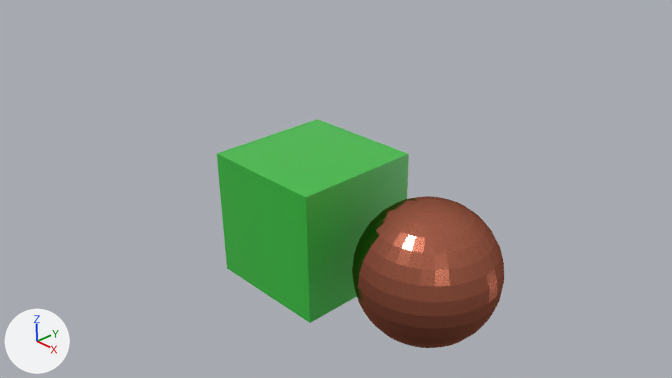
What one commit did to the Blender file blender-materials/cabletools.blend.
Both versions are drawn from the file's camera 'Camera'. The axes (+X, +Y, +Z) are drawn at lower left. The lights are the same throughout.
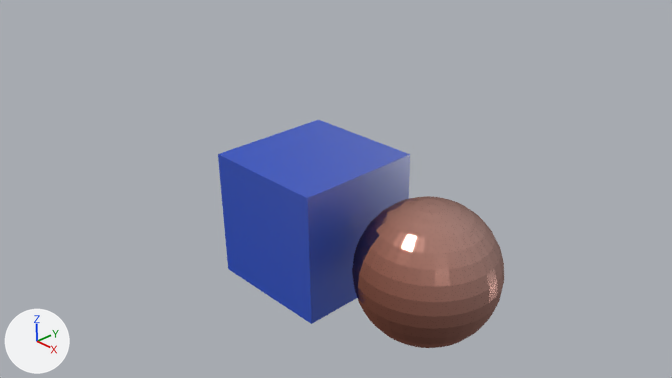
Commit message: updated materials

The change, as JSON lines over the scene's bpy script:
```json
{"op": "add", "block": "ng_plastic_pvc", "code": ["ng_plastic_pvc = bpy.data.node_groups.new('plastic_pvc', 'ShaderNodeTree')", "# nodes: Group", "# colours: white #e7e7e7"]}
{"op": "add", "block": "ng_pbr_dielectric", "code": ["ng_pbr_dielectric = bpy.data.node_groups.new('PBR-Dielectric', 'ShaderNodeTree')", "# nodes: BsdfDiffuse, Group", "# colours: white #e7e7e7"]}
{"op": "add", "block": "ng_pbr_reflection", "code": ["ng_pbr_reflection = bpy.data.node_groups.new('PBR-Reflection', 'ShaderNodeTree')", "# nodes: BsdfAnisotropic, Group, Math, Mix, MixShader", "# colours: white #ffffff"]}
{"op": "add", "block": "ng_pbr_fresnel", "code": ["ng_pbr_fresnel = bpy.data.node_groups.new('PBR-Fresnel', 'ShaderNodeTree')", "# nodes: Fresnel, LayerWeight, Math, Mix, NewGeometry"]}
{"op": "add", "block": "ng_metal_copper", "code": ["ng_metal_copper = bpy.data.node_groups.new('metal_copper', 'ShaderNodeTree')", "# nodes: BsdfAnisotropic, Group, HueSaturation, LightPath, Math, Mix, MixShader, SeparateColor, TexNoise", "# colours: grey #bcbcbc, white #ffffff"]}
{"op": "add", "block": "ng_pbr_fresnel_001", "code": ["ng_pbr_fresnel_001 = bpy.data.node_groups.new('PBR-Fresnel.001', 'ShaderNodeTree')", "# nodes: Fresnel, LayerWeight, Math, Mix, NewGeometry"]}
{"op": "add", "block": "mat_plastic_materials", "code": ["mat_plastic_materials = bpy.data.materials.new('plastic_materials')", "mat_plastic_materials.use_nodes = True; mat_plastic_materials.node_tree.nodes.clear()", "_N = mat_plastic_materials.node_tree.nodes; _L = mat_plastic_materials.node_tree.links", "n0 = _N.new('ShaderNodeOutputMaterial'); n0.name = 'Material Output'", "n1 = _N.new('ShaderNodeGroup'); n1.name = 'Group.001'", "n1.node_tree = ng_plastic_pvc", "n1.inputs[0].default_value = (0.013, 0.07, 0.549, 1.0)  # 'Color', blue #1e4bc4", "n1.inputs[1].default_value = 0.1  # 'Roughness'", "n1.inputs[2].default_value = (0.0, 0.0, 0.0)  # 'Normal'", "_L.new(n1.outputs[0], n0.inputs[0])  # 'Dielectric' to 'Surface'"]}
{"op": "add", "block": "mat_metal_materials", "code": ["mat_metal_materials = bpy.data.materials.new('metal-materials')", "mat_metal_materials.use_nodes = True; mat_metal_materials.node_tree.nodes.clear()", "_N = mat_metal_materials.node_tree.nodes; _L = mat_metal_materials.node_tree.links", "n0 = _N.new('ShaderNodeOutputMaterial'); n0.name = 'Material Output'", "n1 = _N.new('ShaderNodeGroup'); n1.name = 'metal_copper'", "n1.node_tree = ng_metal_copper", "n1.inputs[0].default_value = (0.603, 0.093, 0.0, 1.0)  # 'Color1', orange #cc5600", "n1.inputs[1].default_value = (0.603, 0.093, 0.0, 1.0)  # 'Color2', orange #cc5600", "n1.inputs[2].default_value = 0.025  # 'Roughness'", "_L.new(n1.outputs[0], n0.inputs[0])  # 'Shader' to 'Surface'"]}
{"block": "me_sphere", "where": "me_sphere.from_pydata(...)  # 482 vertices, 512 faces; spans x -1.0..1.0, y -1.0..1.0, z -1.0..1.0"}
{"op": "remove", "block": "me_sphere", "code": "me_sphere.materials.append(mat_conductor)"}
{"op": "add", "block": "me_sphere", "code": "me_sphere.materials.append(mat_metal_materials)"}
{"block": "me_cube", "where": "me_cube.from_pydata(...)  # 8 vertices, 6 faces; spans x -1.0..1.0, y -1.0..1.0, z -1.0..1.0"}
{"op": "remove", "block": "me_cube", "code": "me_cube.materials.append(mat_insulator)"}
{"op": "add", "block": "me_cube", "code": "me_cube.materials.append(mat_plastic_materials)"}
{"op": "set", "path": "ob_cube.location", "old": "(0.0, 0.0, 0.0)", "new": "(0.03, 0.0, 0.0)"}
```

Pixel boxes (x1, y1, x2, y2) of what changed, in the pictures (672 x 378 px):
```json
{"object": "Cube", "change": "recoloured, moved", "before": [217, 119, 409, 323], "after": [218, 120, 410, 324], "on screen": "green to blue"}
{"object": "Sphere", "change": "recoloured", "before": [352, 196, 504, 348], "after": [352, 196, 504, 348]}
```
